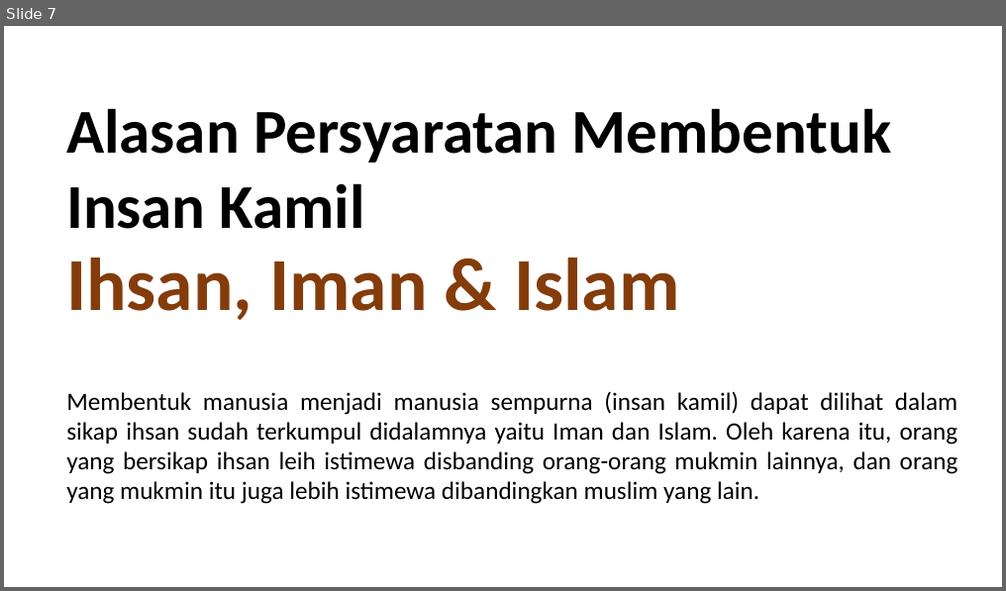
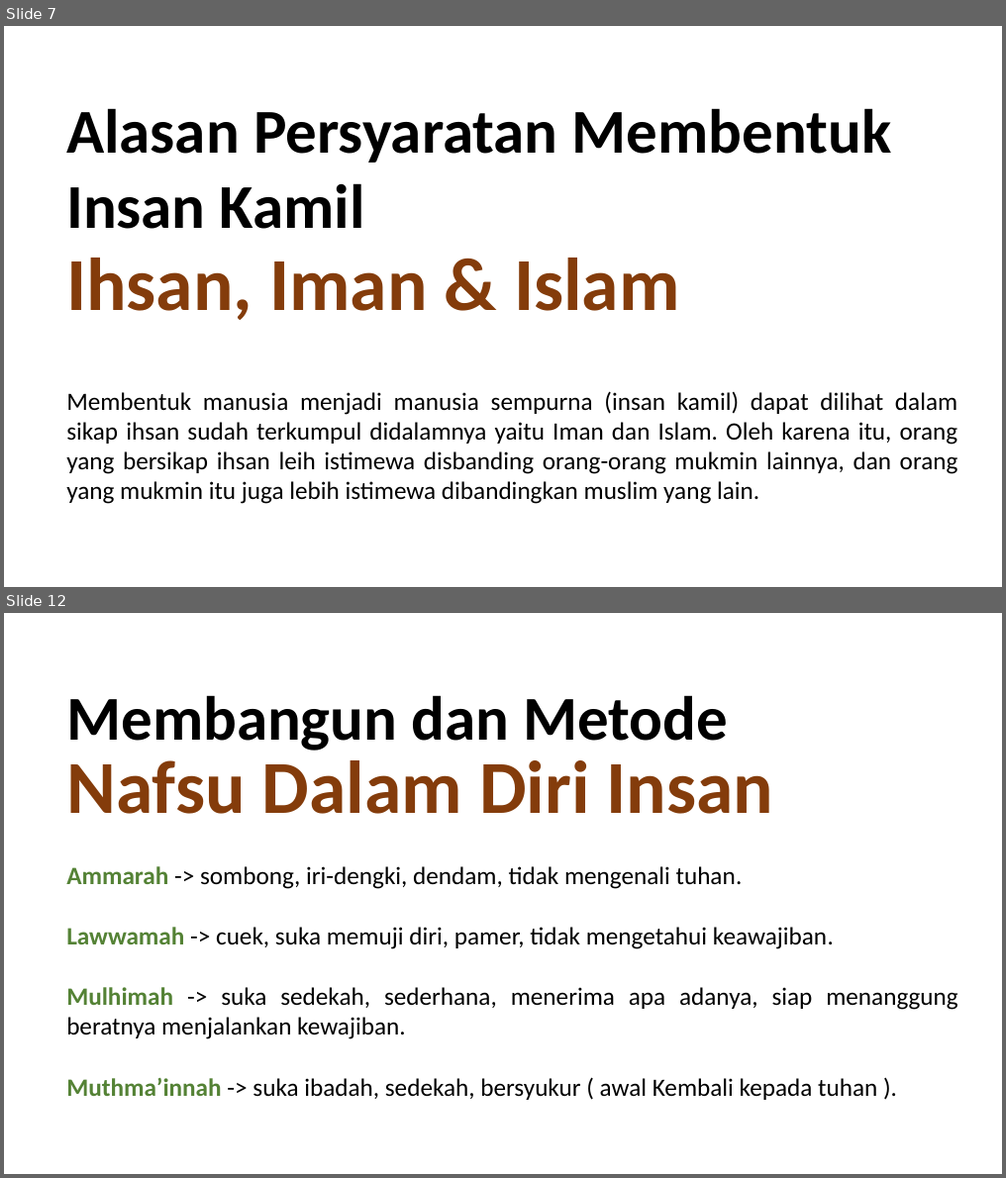
Before and after one commit to fsdio/my-kuliah, a slide deck: SEMESTER 5/[RABU] Pendidikan Agama Islam/presentasi/dd.pptx. Shown one above the other, each under a label of ours: slide 7 before the commit, slides 7 and 12 after it; the slides between them are not shown. The pictures are 1006x591 and 1006x1178 pixels, drawn with LibreOffice and Linux fonts; fonts in the diff are those of the drawing. Boxes give left, top, right and bottom in pixels: in the first picture for what was removed or moved away, otherwise in the second. Text is boxed around its words. In the diff, an @@ line names an element or a change of style, - is before the commit and + after.

```diff
--- a/SEMESTER 5/[RABU] Pendidikan Agama Islam/presentasi/dd.pptx
+++ b/SEMESTER 5/[RABU] Pendidikan Agama Islam/presentasi/dd.pptx
@@ slide 12 added at (4, 613, 1002, 1174), background #FFFFFF @@
@@ text added at (66, 695, 728, 751), 60 pt, text #000000, bold @@
+Membangun dan Metode
@@ text added at (66, 761, 774, 814), 72 pt, text #843C0B, bold @@
+Nafsu Dalam Diri Insan
@@ text added at (66, 866, 743, 889), 24 pt, text #000000 @@
+Ammarah -> sombong, iri-dengki, dendam, tidak mengenali tuhan.
@@ text added at (66, 927, 834, 950), 24 pt, text #000000 @@
+Lawwamah -> cuek, suka memuji diri, pamer, tidak mengetahui keawajiban.
@@ text added at (66, 987, 957, 1040), 24 pt, text #000000 @@
+Mulhimah -> suka sedekah, sederhana, menerima apa adanya, siap menanggung beratnya menjalankan kewajiban.
@@ text added at (66, 1078, 877, 1100), 24 pt, text #000000 @@
+Muthma’innah -> suka ibadah, sedekah, bersyukur ( awal Kembali kepada tuhan ).
```
Also in this commit, not shown: 5 other slides added, 9 other files.
